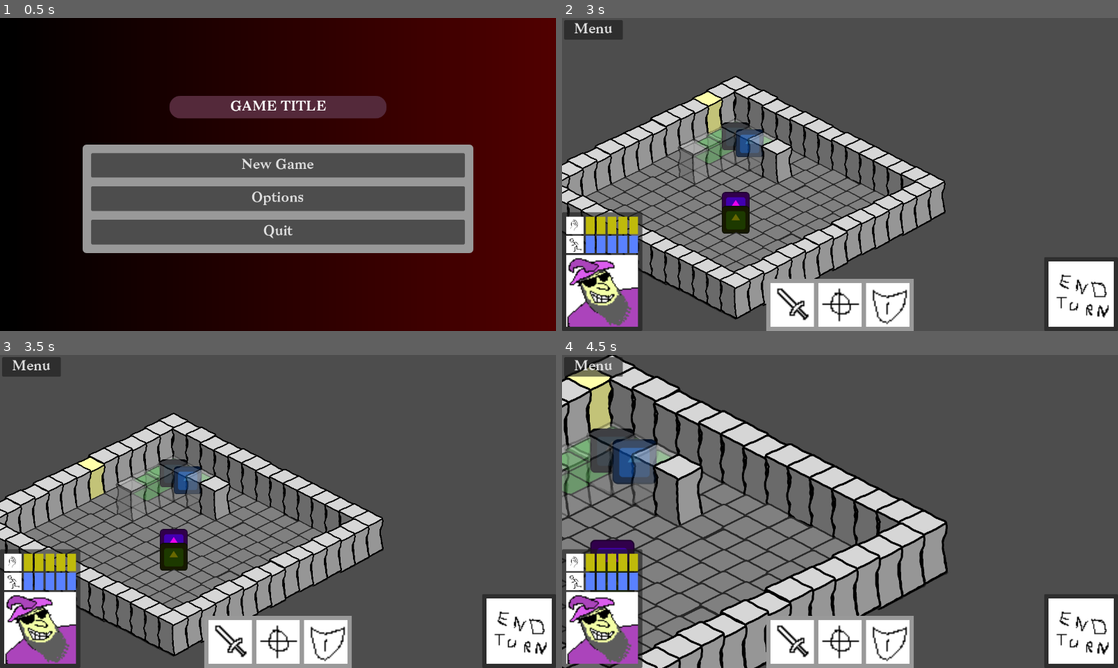
Above: before the commit, frames 1-4 (two rows, left to right).
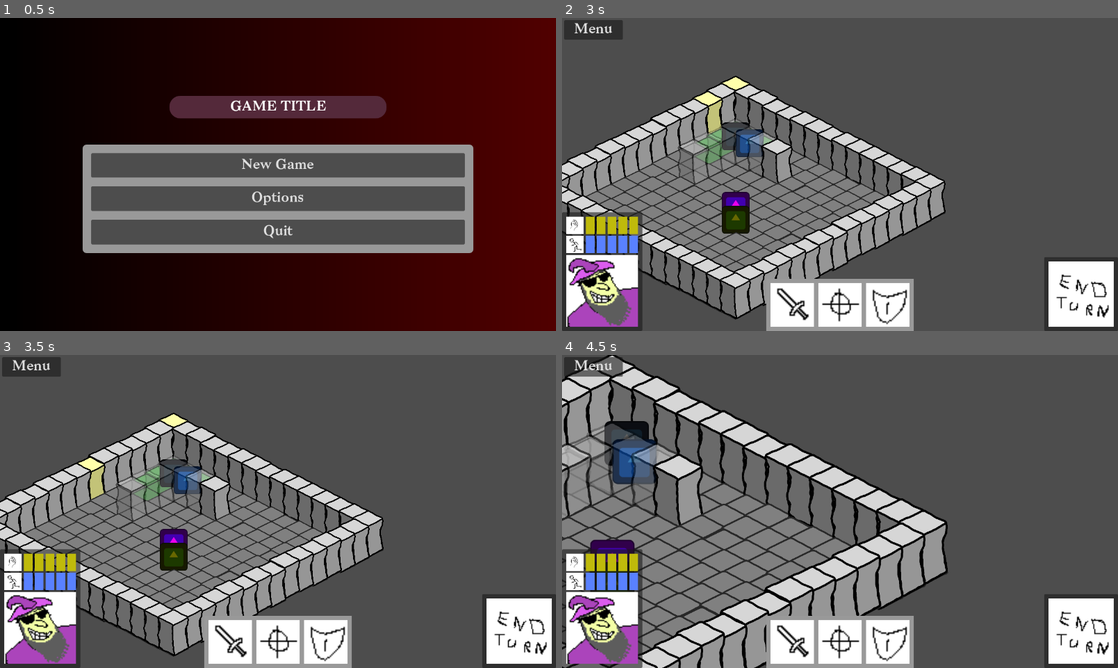
Above: after the commit, the same moments.

Repository: CiaranWoodward/LD57
Game: Godot game, scene res://scenes/main.tscn
Two runs of this game, one before a commit and one after it. Both use one fixed random seed, a clock stepped at 60 frames per second and the inputs below. The engine's default icon, where the game draws it, is replaced by a stand-in: a white triangle on a blue panel in a dark square. Sound files missing from this copy of the repository are replaced by a short silence.
Inputs (mouse positions are in pixels of both pictures, inside the frame that each line leads up to):
- Up to frame 1 (0.5 s): no input
- Up to frame 2 (3 s): click "New Game" at 0.5 s; click "Menu" at 1.25 s; click "Resume" at 2 s; tap Enter at 2.75 s; drag from (734, 115) to (650, 158) at 2.77 s
- Up to frame 3 (3.5 s): no input
- Up to frame 4 (4.5 s): tap Space at 3.5 s; drag from (723, 458) to (639, 502) at 3.52 s; tap Enter at 4.25 s; move the mouse to (706, 467) at 4.27 s; hold Right (ui_right) from 4.28 s (still down); hold Mouse wheel down (zoom_in) from 4.28 s (still down); click (706, 467) at 4.42 s

Frame 1 is identical in both runs. In frame 2, 0.1% of the frame differs, in the area x 28-34%, y 18-23%; in frame 3, 0.1%; in frame 4, 2.1%, in the area x 0-16%, y 6-53%.

Commit message:
Enhance StoneWallTile with smooth transparency animation and update main scene for mouse filtering

Diff:
--- a/Level/Tiles/StoneWallTile.gd
+++ b/Level/Tiles/StoneWallTile.gd
@@ -5,6 +5,8 @@
 var isometric_map: IsometricMap = null
 var needs_transparency_update: bool = true
 var watched_tiles = []
+var current_tween: Tween = null
+var transition_duration: float = 0.3  # Duration of transparency animation in seconds
 
 func _init():
 	type = "stone_wall"
@@ -75,17 +77,37 @@
 	if not wall_sprite:
 		return
 
-	# Check for entity or highlight in any of these 3 adjacent tiles
+	# Calculate the target transparency
+	var target_alpha = 1.0  # Default is fully opaque
 	var modulation = 0.25
+
 	for adj_tile in watched_tiles:
 		if adj_tile.is_occupied or adj_tile.is_highlighted or adj_tile.is_move_selectable or adj_tile.is_attackable or adj_tile.is_hovered:
-			# Entity or highlight found in a neighboring tile, set to 25% transparency
-			wall_sprite.self_modulate = Color(1, 1, 1, modulation)
-			return
+			# Entity or highlight found in a neighboring tile, set appropriate transparency
+			target_alpha = modulation
+			break
 		modulation = 0.5
 
-	# No relevant entities or highlights found, restore normal transparency
-	wall_sprite.self_modulate = Color(1, 1, 1, 1.0)
+	# Create a smooth tween animation for the transparency change
+	animate_transparency(wall_sprite, target_alpha)
+
+# Animate the transition to a new transparency value
+func animate_transparency(sprite: Sprite2D, target_alpha: float):
+	# Stop any existing tween to avoid conflicts
+	if current_tween != null and current_tween.is_valid():
+		current_tween.kill()
+
+	# Create a new tween
+	current_tween = create_tween()
+	current_tween.set_ease(Tween.EASE_OUT)
+	current_tween.set_trans(Tween.TRANS_CUBIC)
+
+	# Get current color and calculate target color
+	var current_color = sprite.self_modulate
+	var target_color = Color(1, 1, 1, target_alpha)
+
+	# Animate the color change
+	current_tween.tween_property(sprite, "self_modulate", target_color, transition_duration)
 
 # Connect to signals from nearby tiles that might affect our transparency
 func connect_to_nearby_tiles():
--- a/scenes/main.tscn
+++ b/scenes/main.tscn
@@ -19,6 +19,7 @@
 anchor_bottom = 1.0
 grow_horizontal = 2
 grow_vertical = 2
+mouse_filter = 1
 script = ExtResource("1_jyhfs")
 
 [node name="BG" type="TextureRect" parent="."]
